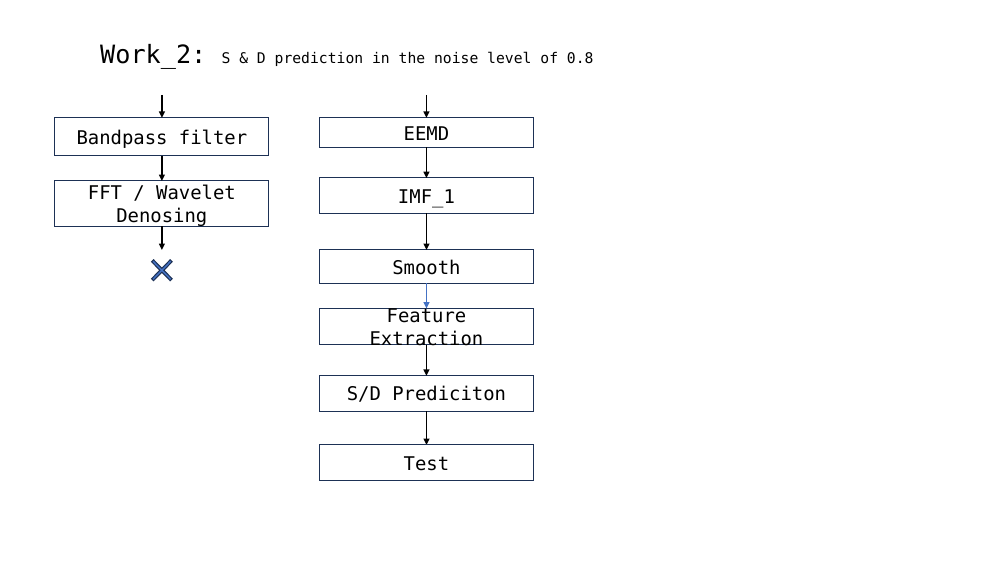
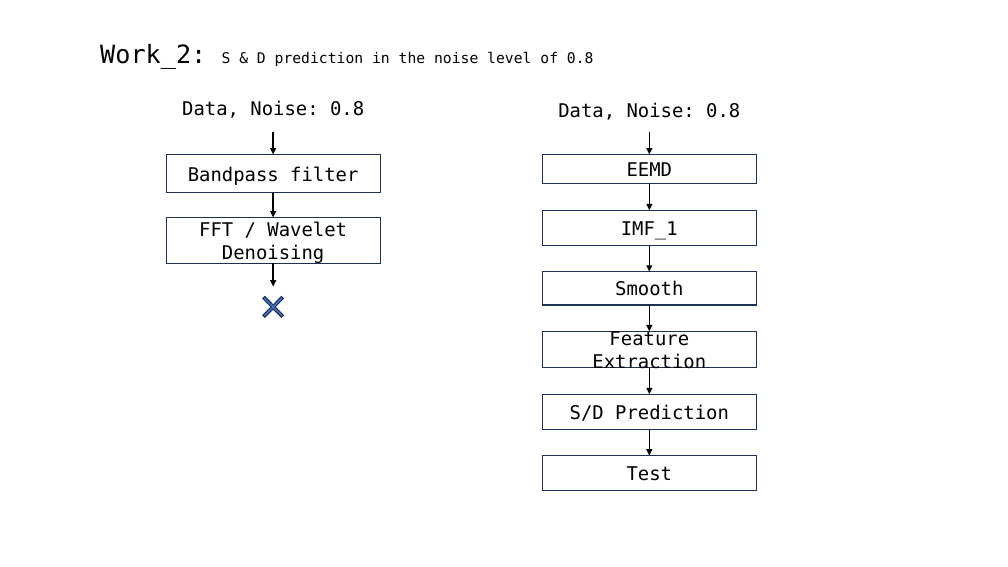
Before and after one commit to A-Big-Tortoise/Presentation, a slide deck: slide 9 of Presentation_821_JiayuChen.pptx. Drawn at 1008x567 pixels with LibreOffice and Linux fonts; fonts in the diff are those of the drawing. Boxes give left, top, right and bottom in pixels: in the first picture for what was removed or moved away, otherwise in the second. Text is boxed around its words. In the diff, an @@ line names an element or a change of style, - is before the commit and + after.

```diff
--- a/Presentation_821_JiayuChen.pptx
+++ b/Presentation_821_JiayuChen.pptx
@@ text added at [182,100,364,118], 18 pt, text #000000 @@
+Data, Noise: 0.8
@@ text added at [558,102,740,120], 18 pt, text #000000 @@
+Data, Noise: 0.8
@@ arrow moved from (426, 95) - (426, 118) to (650, 132) - (650, 154) @@
@@ rectangle "EEMD": place and size @@
-rectangle "EEMD" at [320,118,534,147]
+rectangle "EEMD" at [542,154,756,184]
@@ arrow moved from (426, 147) - (426, 178) to (650, 184) - (650, 210) @@
@@ 3 arrows, 2 rectangles, 1 cross: place and size @@
-3 arrows, 2 rectangles, 1 cross at [55,95,269,289]
+3 arrows, 2 rectangles, 1 cross at [166,132,380,325]
@@ rectangle "IMF_1": place and size @@
-rectangle "IMF_1" at [320,178,534,213]
+rectangle "IMF_1" at [542,210,756,246]
@@ text in rectangle at [222,244,324,264]: text changed @@
-Denosing
+Denoising
@@ arrow moved from (426, 213) - (426, 250) to (650, 245) - (650, 271) @@
@@ arrow moved from (426, 284) - (426, 309) to (650, 305) - (650, 331) @@
@@ arrow (650, 305) - (650, 331): stroke #4472C4 0.5 pt to #000000 1.5 pt @@
@@ arrow moved from (426, 345) - (426, 376) to (650, 368) - (650, 394) @@
@@ 3 rectangles: place and size @@
-3 rectangles at [320,250,534,411]
+3 rectangles at [542,271,756,430]
@@ text in rectangle at [570,404,729,421]: text changed @@
-S/D Prediciton
+S/D Prediction
@@ arrow moved from (426, 411) - (426, 445) to (650, 430) - (650, 455) @@
@@ rectangle "Test": place and size @@
-rectangle "Test" at [320,445,534,481]
+rectangle "Test" at [542,455,756,491]
```
Also in this commit, not shown: 9 other slides changed, 4 slides added, 4 slides removed.
